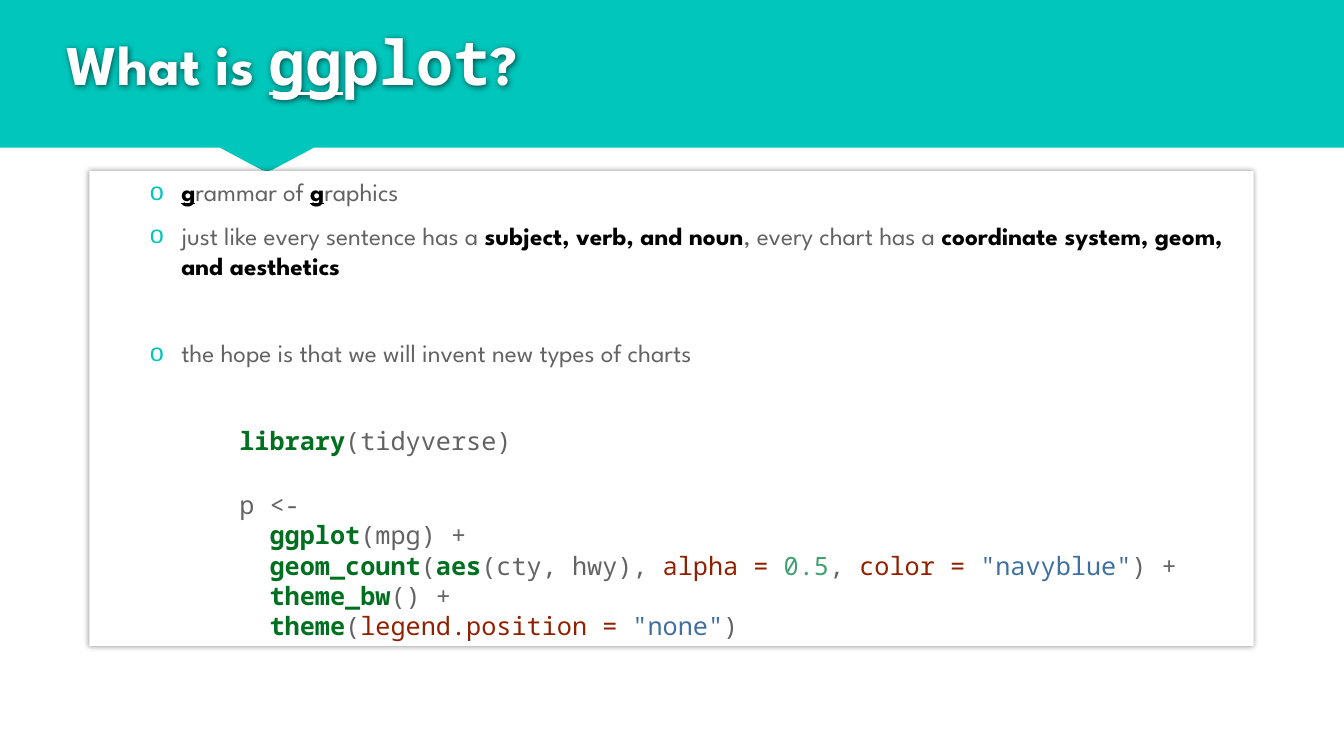
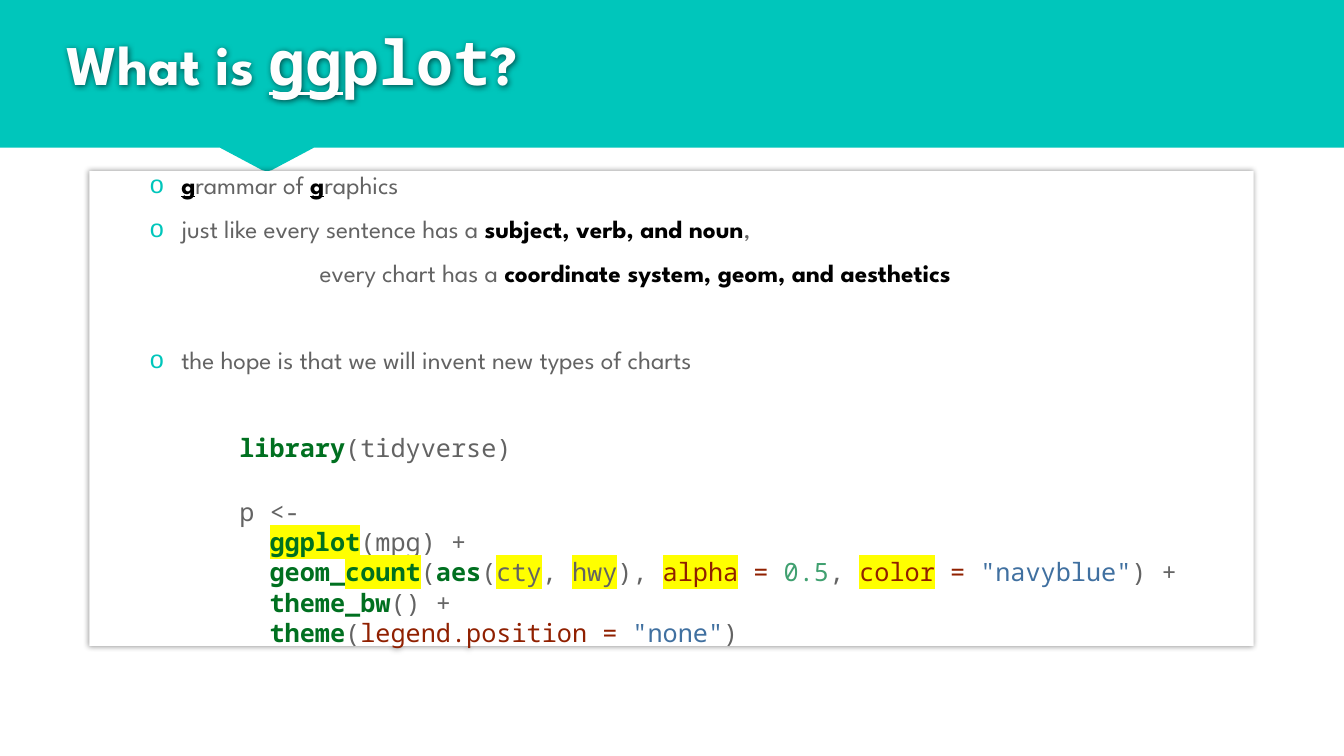
Before and after one commit to rjake/talks-and-presentations, a slide deck: slide 5 of data_viz_2019_06_19.pptx. Drawn at 1344x756 pixels with LibreOffice and Linux fonts; fonts in the diff are those of the drawing. Boxes give left, top, right and bottom in pixels: in the first picture for what was removed or moved away, otherwise in the second. Text is boxed around its words. In the diff, an @@ line names an element or a change of style, - is before the commit and + after.

```diff
--- a/data_viz_2019_06_19.pptx
+++ b/data_viz_2019_06_19.pptx
@@ text at bbox=[181, 220, 951, 288]: text changed @@
-  o just like every sentence has a subject, verb, and noun, every chart has a coordinate system, geom, and aesthetics
+  o just like every sentence has a subject, verb, and noun,
+  every chart has a coordinate system, geom, and aesthetics
@@ text at bbox=[239, 437, 1146, 648]: highlight none to #FFFF00 in "ggplot(mpg) geom_count(aes(cty, hwy), alpha color" @@
```
Also in this commit, not shown: 36 other slides changed, 1 slide removed.
